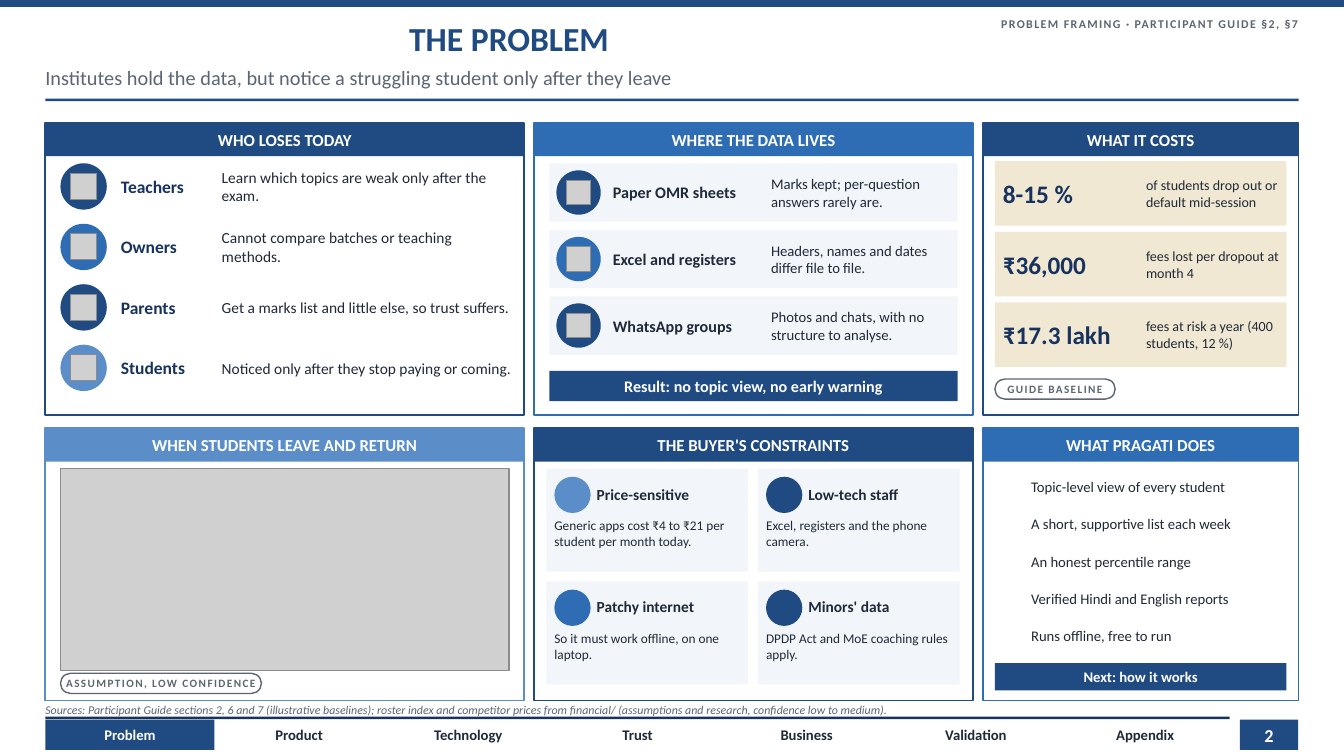
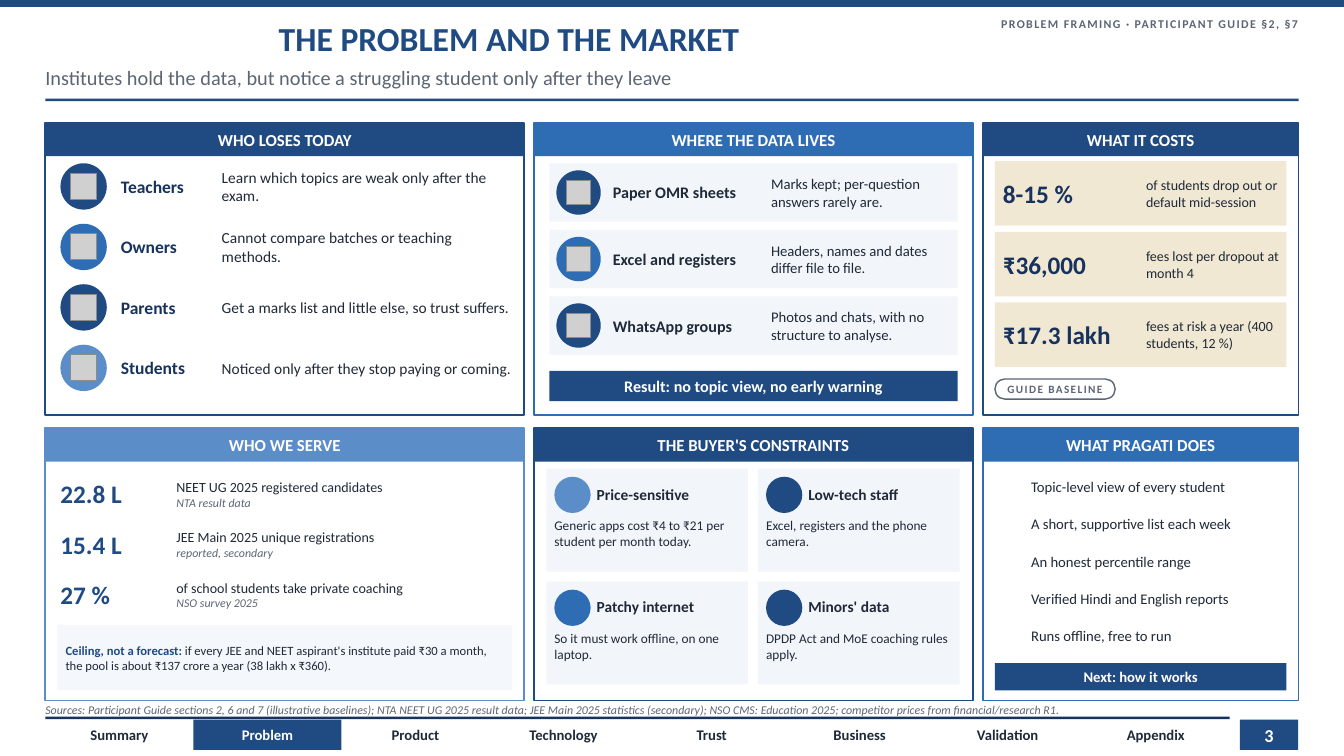
Before and after one commit to AdityaKuranjekar/institute-intelligence-platform, a slide deck: slide 3 of slides/AlphaQ_CaseB_Round1.pptx (slide 2 before the commit). Drawn at 1344x756 pixels with LibreOffice and Linux fonts; fonts in the diff are those of the drawing; grey boxes stand for pictures; background and template pictures are left out. Boxes give left, top, right and bottom in pixels: in the first picture for what was removed or moved away, otherwise in the second. Text is boxed around its words. In the diff, an @@ line names an element or a change of style, - is before the commit and + after.

```diff
--- a/slides/AlphaQ_CaseB_Round1.pptx
+++ b/slides/AlphaQ_CaseB_Round1.pptx
@@ title at [279, 29, 739, 52]: text changed @@
-THE PROBLEM
+THE PROBLEM AND THE MARKET
@@ text at [229, 440, 340, 451]: text changed @@
-WHEN STUDENTS LEAVE AND RETURN
+WHO WE SERVE
@@ picture removed at [60, 469, 509, 670] @@
@@ text added at [60, 485, 122, 503], 18 pt, text #1F4A82, bold @@
+22.8 L
@@ text added at [176, 482, 383, 507], 10 pt, text #1F2937 @@
+NEET UG 2025 registered candidates
+NTA result data
@@ text added at [60, 537, 122, 554], 18 pt, text #1F4A82, bold @@
+15.4 L
@@ text added at [176, 532, 374, 559], 10 pt, text #1F2937 @@
+JEE Main 2025 unique registrations
+reported, secondary
@@ text added at [60, 587, 86, 604], 18 pt, text #1F4A82, bold @@
+27 %
@@ text added at [176, 583, 403, 609], 10 pt, text #1F2937 @@
+of school students take private coaching
+NSO survey 2025
@@ rectangle added at [57, 625, 512, 691], fill #F4F7FB @@
@@ text added at [66, 646, 487, 672], 9 pt, text #1F2937 @@
+Ceiling, not a forecast: if every JEE and NEET aspirant's institute paid ₹30 a month, the pool is about ₹137 crore a year (38 lakh x ₹360).
@@ rounded rectangle removed at [60, 674, 261, 694] @@
@@ text removed at [66, 679, 255, 688] @@
-ASSUMPTION, LOW CONFIDENCE
@@ text at [45, 705, 1059, 718]: text changed @@
-Sources: Participant Guide sections 2, 6 and 7 (illustrative baselines); roster index and competitor prices from financial/ (assumptions and research, confidence low to medium).
+Sources: Participant Guide sections 2, 6 and 7 (illustrative baselines); NTA NEET UG 2025 result data; JEE Main 2025 statistics (secondary); NSO CMS: Education 2025; competitor prices from financial/research R1.
@@ text added at [90, 730, 148, 743], 10.5 pt, text #1F2937, bold @@
+Summary
@@ text "Problem": place and size @@
-text "Problem" at [104, 729, 155, 740]
+text "Problem" at [242, 729, 293, 740]
@@ rectangle: place and size @@
-rectangle at [45, 720, 215, 750]
+rectangle at [194, 720, 342, 750]
@@ text "Product": place and size @@
-text "Product" at [275, 729, 322, 740]
+text "Product" at [392, 729, 439, 740]
@@ text "Technology": place and size @@
-text "Technology" at [434, 729, 502, 743]
+text "Technology" at [529, 729, 597, 743]
@@ text "Trust": place and size @@
-text "Trust" at [622, 730, 652, 740]
+text "Trust" at [697, 730, 727, 740]
@@ text "Business": place and size @@
-text "Business" at [781, 730, 833, 740]
+text "Business" at [833, 730, 885, 740]
@@ text "Validation": place and size @@
-text "Validation" at [945, 729, 1006, 740]
+text "Validation" at [977, 729, 1038, 740]
@@ text "Appendix": place and size @@
-text "Appendix" at [1116, 729, 1174, 743]
+text "Appendix" at [1127, 729, 1185, 743]
@@ page number at [1264, 730, 1273, 742]: text changed @@
-2
+3
```
Also in this commit, not shown: 13 other slides changed, 6 slides added, 2 slides removed, 47 other files.
